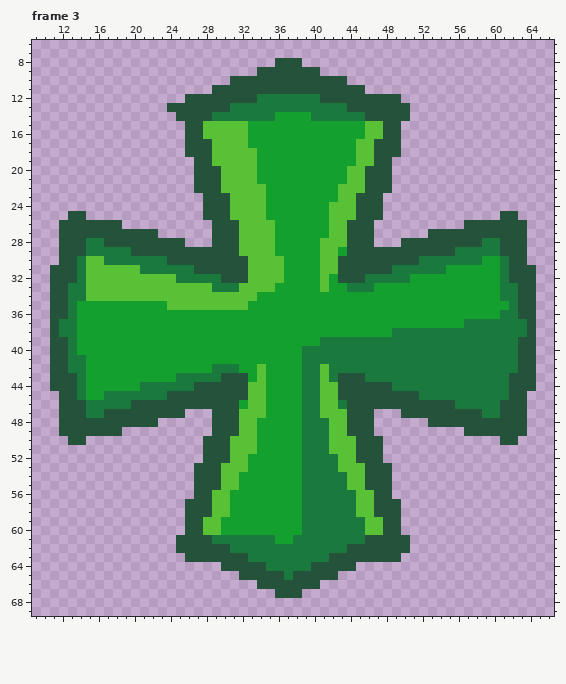
Pixel-art file, stored at LD50/Content/images/roles.aseprite. The first picture shows the starting point.
76x76 pixels, 3 frames. Shown: frame 3: x 9..66, y 6..69. The commit also changed other frames, which this record leaves out.
New version:
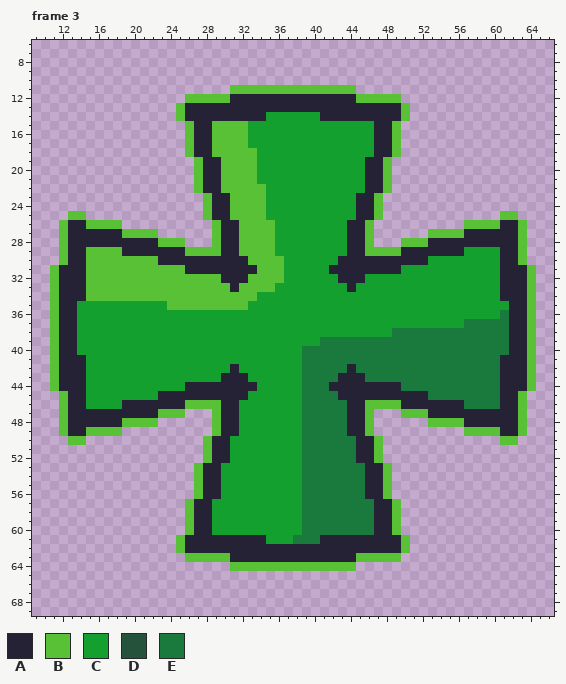
Palette (. is transparent): A #242234  B #59c135  C #14a02e  D #24523b  E #1a7a3e
Diff:
Changed rows in their new state; - is an unchanged pixel.
Frame 3:
first column x 11:
 8 -------------------------...--------------------------
 9 -----------------------.......------------------------
10 --------------------.............---------------------
11 ------------------..BBBBBBBBBBBBBB.-------------------
12 ---------------BBBBBAAAAAAAAAAAAAABBBBB---------------
13 -------------.BAAAAAAAAAAAAAAAAAAAAAAAAB--------------
14 --------------BAAAAAAAAAC----CAAAAAAAAAB--------------
15 ---------------BAA-----------------CAAB---------------
16 ---------------BAA-----------------CAAB---------------
17 ---------------BAA----------------CCAAB---------------
18 ---------------BAA----------------CCAAB---------------
19 ----------------BAA---------------CAAB----------------
20 ----------------BAA--------------CCAAB----------------
21 ----------------BAA--------------CCAAB----------------
22 ----------------BAA-------------CCCAAB----------------
23 -----------------BAA------------CCAAB-----------------
24 -----------------BAA-----------CCCAAB-----------------
25 --BB-------------BAA-----------CCCAAB-------------BB--
26 -BAABBBB----------BAA----------CCAAB----------BBBBAAB-
27 -BAAAAAABBBB------BAA----------CCAAB------BBBBAAAAAAB-
28 -BAAAAAAAAAABBB---BAA---------CCCAAB---BBBAAAAAAAAAAB-
29 -BAABBBBAAAAAAABBBBAA---------CC-AABBBBAAAAAAACCCCAAB-
30 -BAA--BBBBBBAAAAAAAAAA--------CCAAAAAAAAAACCCCCC--AAB-
31 BAAA------BBBBBAAAAAAAA-------CAAAAAAAACCCCC------AAAB
32 BAAA----------BBBBBAAA--------C-AAACCCCC----------AAAB
33 BAAA--------------BBA---------C--ACC--------------AAAB
34 BAAA----------------------------------------------AAAB
35 BAA------------------------------------------------AAB
36 BAA------------------------------------------------AAB
37 BAA------------------------------------------------AAB
38 BAA------------------------------------------------AAB
39 BAA------------------------------------------------AAB
40 BAA------------------------------------------------AAB
41 BAAA----------------------------------------------AAAB
42 BAAA--------------CCA--C------E--A----------------AAAB
43 BAAA----------CCCCCAAA-C------E-AAA---------------AAAB
44 BAAA------CCCCCAAAAAAAAC------EAAAAAAAA-----------AAAB
45 -BAA--CCCCCCAAAAAAAAAACC------EEAAAAAAAAAA--------AAB-
46 -BAACCCCAAAAAAABBBBAA-CC------EE-AABBBBAAAAAAA----AAB-
47 -BAAAAAAAAAABBB---BAACCC------EEEAAB---BBBAAAAAAAAAAB-
48 -BAAAAAABBBB------BAACC--------EEAAB------BBBBAAAAAAB-
49 -BAABBBB----------BAACC--------EEAAB----------BBBBAAB-
50 --BB-------------BAACCC--------EEEAAB-------------BB--
51 -----------------BAACCC--------EEEAAB-----------------
52 -----------------BAACC----------EEAAB-----------------
53 ----------------BAACCC----------EEEAAB----------------
54 ----------------BAACC------------EEAAB----------------
55 ----------------BAACC------------EEAAB----------------
56 ----------------BAAC--------------EAAB----------------
57 ---------------BAACC--------------EEAAB---------------
58 ---------------BAACC--------------EEAAB---------------
59 ---------------BAAC----------------EAAB---------------
60 ---------------BAAC----------------EAAB---------------
61 --------------BAAAAAAAAAC-----AAAAAAAAAB--------------
62 --------------BAAAAAAAAAAAAAAAAAAAAAAAAB--------------
63 ---------------BBBBBAAAAAAAAAAAAAABBBBB---------------
64 -------------------.BBBBBBBBBBBBBB--------------------
65 ---------------------...........----------------------
66 -----------------------.......------------------------
67 -------------------------...--------------------------
